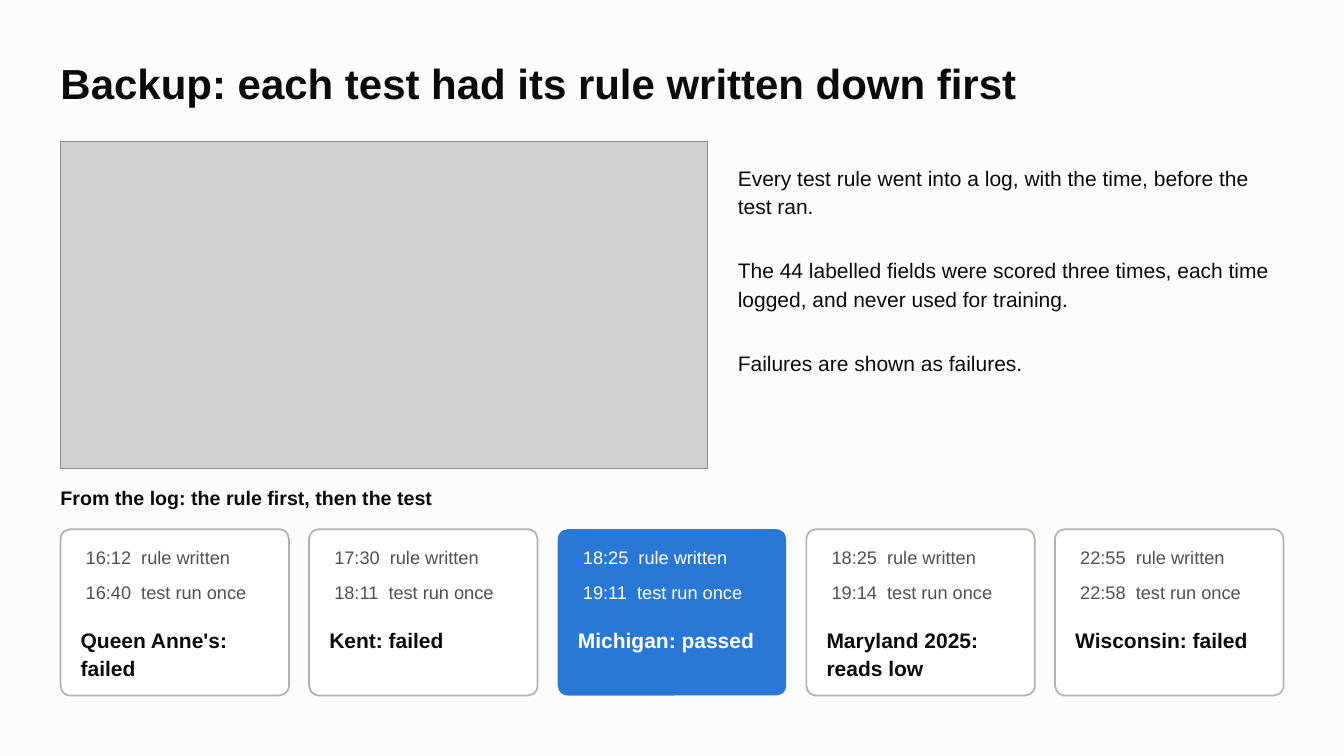
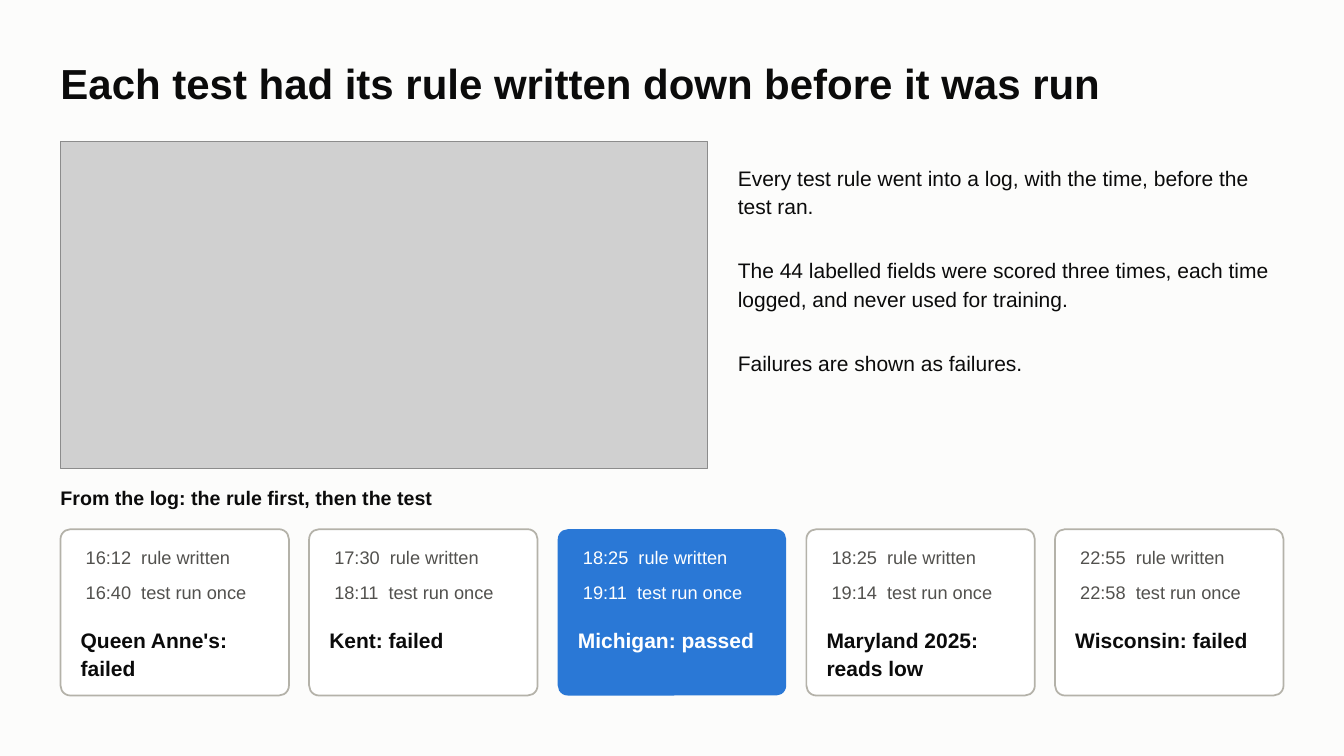
Before and after one commit to ChenSiyun1234/FieldVision, a slide deck: slide 18 of handoff/presentation/FieldVision_model_story.pptx (slide 14 before the commit). Drawn at 1344x756 pixels with LibreOffice and Linux fonts; fonts in the diff are those of the drawing; grey boxes stand for pictures. Boxes give left, top, right and bottom in pixels: in the first picture for what was removed or moved away, otherwise in the second. Text is boxed around its words. In the diff, an @@ line names an element or a change of style, - is before the commit and + after.

```diff
--- a/handoff/presentation/FieldVision_model_story.pptx
+++ b/handoff/presentation/FieldVision_model_story.pptx
@@ title at bbox=[60, 68, 1100, 100]: text changed @@
-Backup: each test had its rule written down first
+Each test had its rule written down before it was run
```
Also in this commit, not shown: 9 other slides changed, 9 slides added, 5 slides removed, 2 other files.
